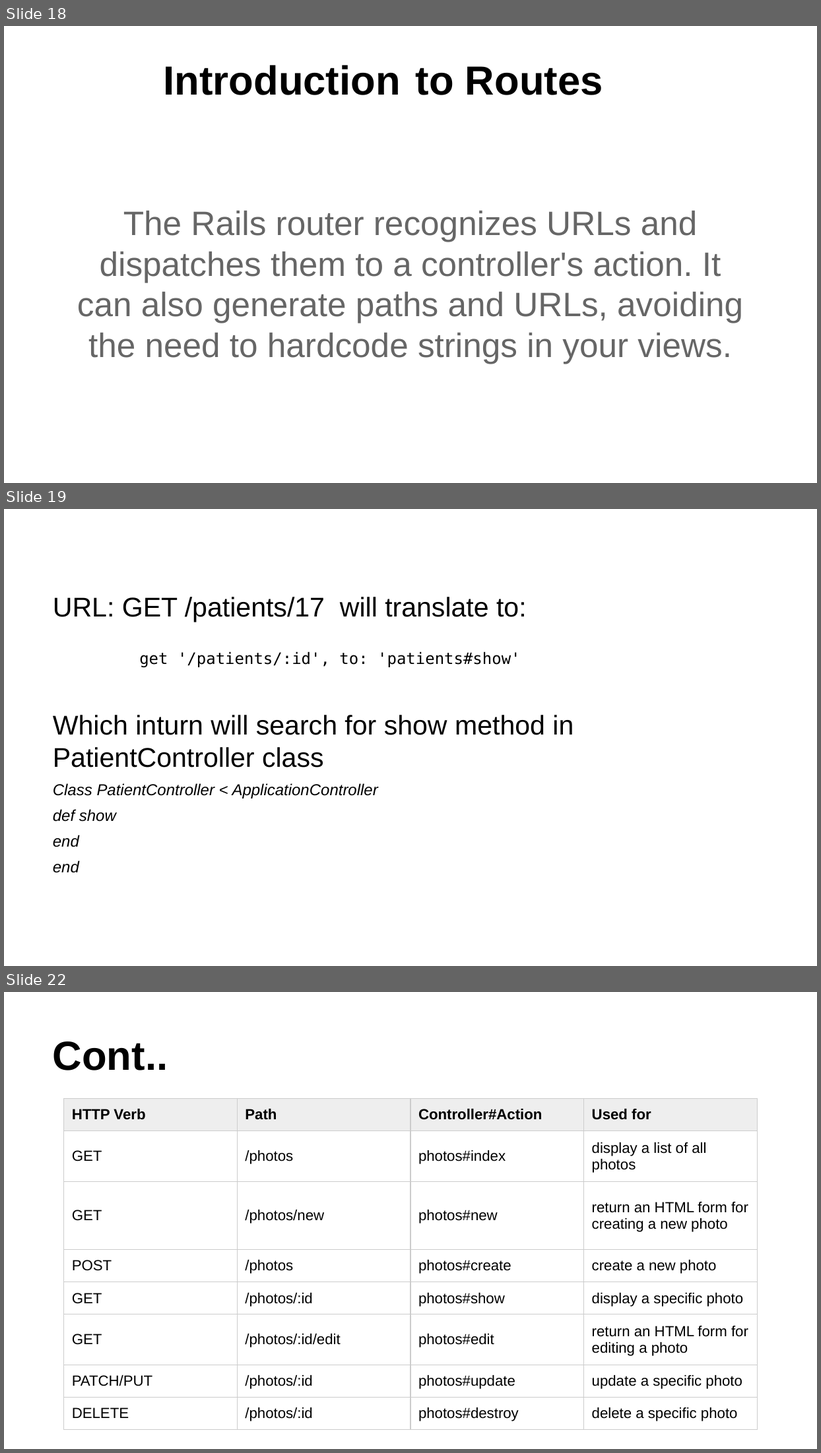
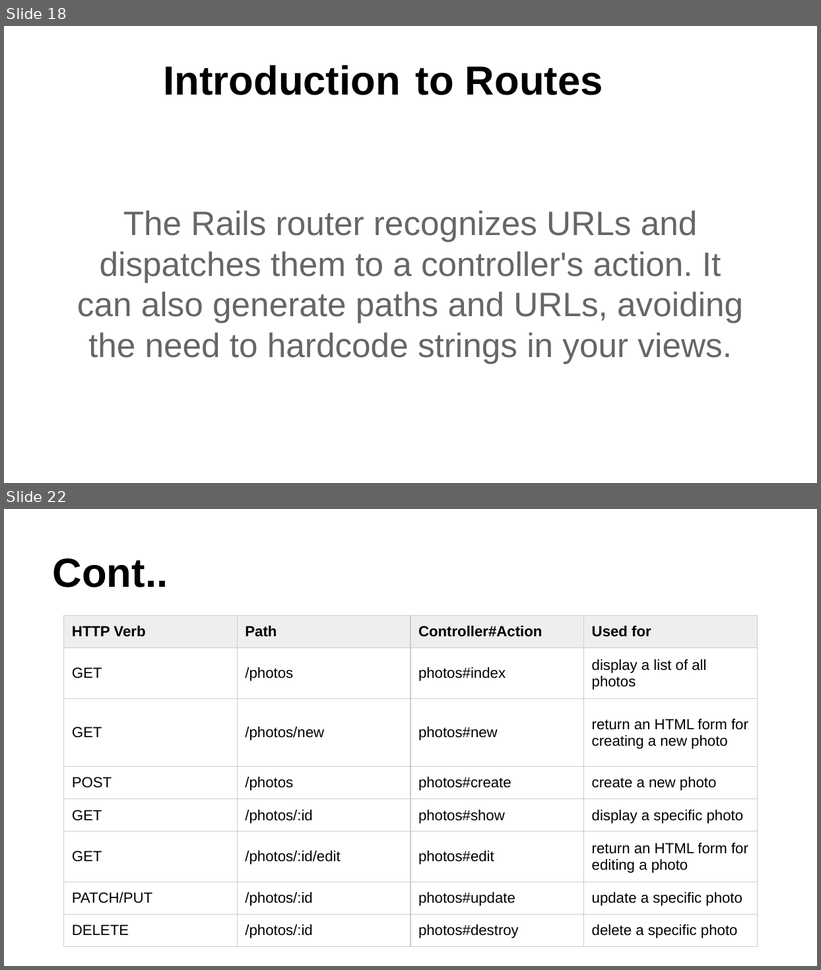
Before and after one commit to rubypool/rails-training-material, a slide deck: Ruby_On_Rails_Deck-Controller.pptx. Shown one above the other, each under a label of ours: slides 18, 19 and 22 before the commit, slides 18 and 22 after it; the slides between them are not shown. The pictures are 821x1453 and 821x970 pixels, drawn with LibreOffice and Linux fonts; fonts in the diff are those of the drawing. Boxes give left, top, right and bottom in pixels: in the first picture for what was removed or moved away, otherwise in the second. Text is boxed around its words. In the diff, an @@ line names an element or a change of style, - is before the commit and + after.

```diff
--- a/Ruby_On_Rails_Deck-Controller.pptx
+++ b/Ruby_On_Rails_Deck-Controller.pptx
@@ slide 19 removed at bbox=[4, 509, 817, 966], background #FFFFFF @@
@@ text removed at bbox=[53, 597, 574, 873] @@
-URL: GET /patients/17 will translate to:
-Which inturn will search for show method in PatientController class
-Class PatientController < ApplicationController
-def show
-end
-end
@@ table removed at bbox=[140, 650, 621, 688], 1 rows, 1 columns @@
-get '/patients/:id', to: 'patients#show'
```
Also in this commit, not shown: 4 slides changed, 8 slides added, 3 other slides removed.
